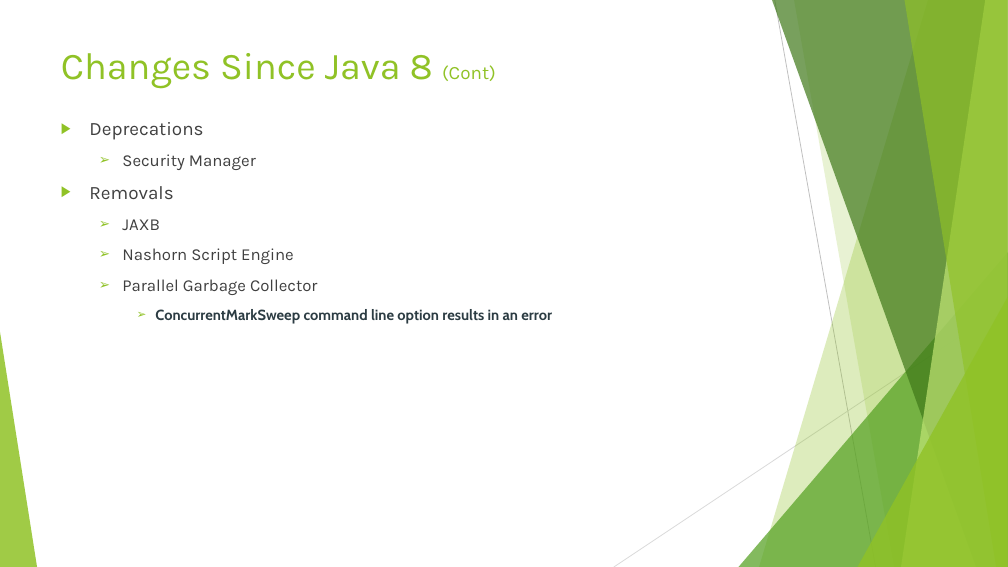
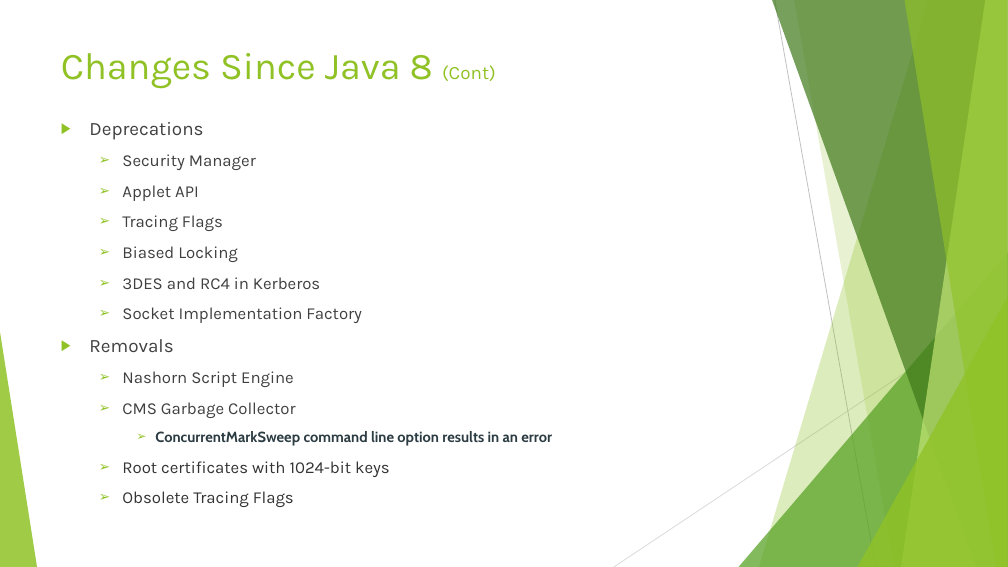
Before and after one commit to Rohan427/Qpid4Graal, a slide deck: slide 13 of doc/reference/Java_17 _Upgrade.pptx. Drawn at 1008x567 pixels with LibreOffice and Linux fonts; fonts in the diff are those of the drawing. Boxes give left, top, right and bottom in pixels: in the first picture for what was removed or moved away, otherwise in the second. Text is boxed around its words. In the diff, an @@ line names an element or a change of style, - is before the commit and + after.

Commit message:
Java 17 Upgrade PPT v3

```diff
--- a/doc/reference/Java_17 _Upgrade.pptx
+++ b/doc/reference/Java_17 _Upgrade.pptx
@@ text at [122,185,362,323]: paragraphs added @@
+  ➢ Applet API
+  ➢ Tracing Flags
+  ➢ Biased Locking
+  ➢ 3DES and RC4 in Kerberos
+  ➢ Socket Implementation Factory
@@ text at [122,219,160,230]: paragraph removed @@
-  ➢ JAXB
@@ text at [122,402,296,418]: text changed @@
-  ➢ Parallel Garbage Collector
+  ➢ CMS Garbage Collector
@@ text at [122,461,390,507]: paragraphs added @@
+  ➢ Root certificates with 1024-bit keys
+  ➢ Obsolete Tracing Flags
```
Also in this commit, not shown: 3 other slides changed, 1 slide added, 1 other file.
